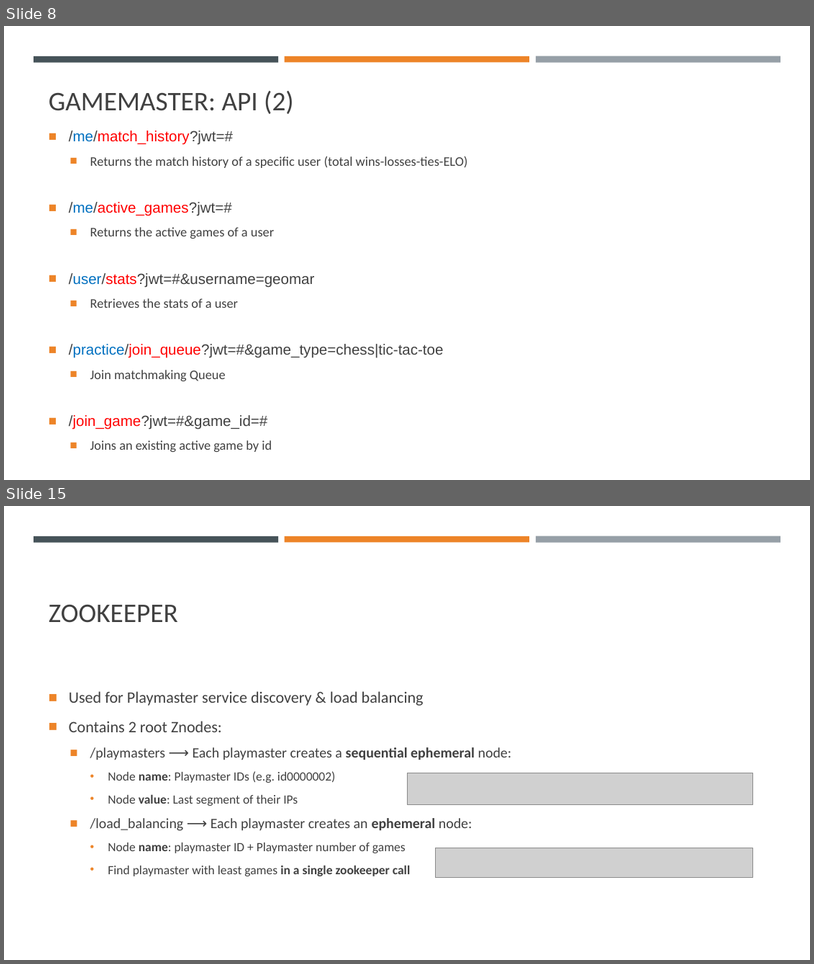
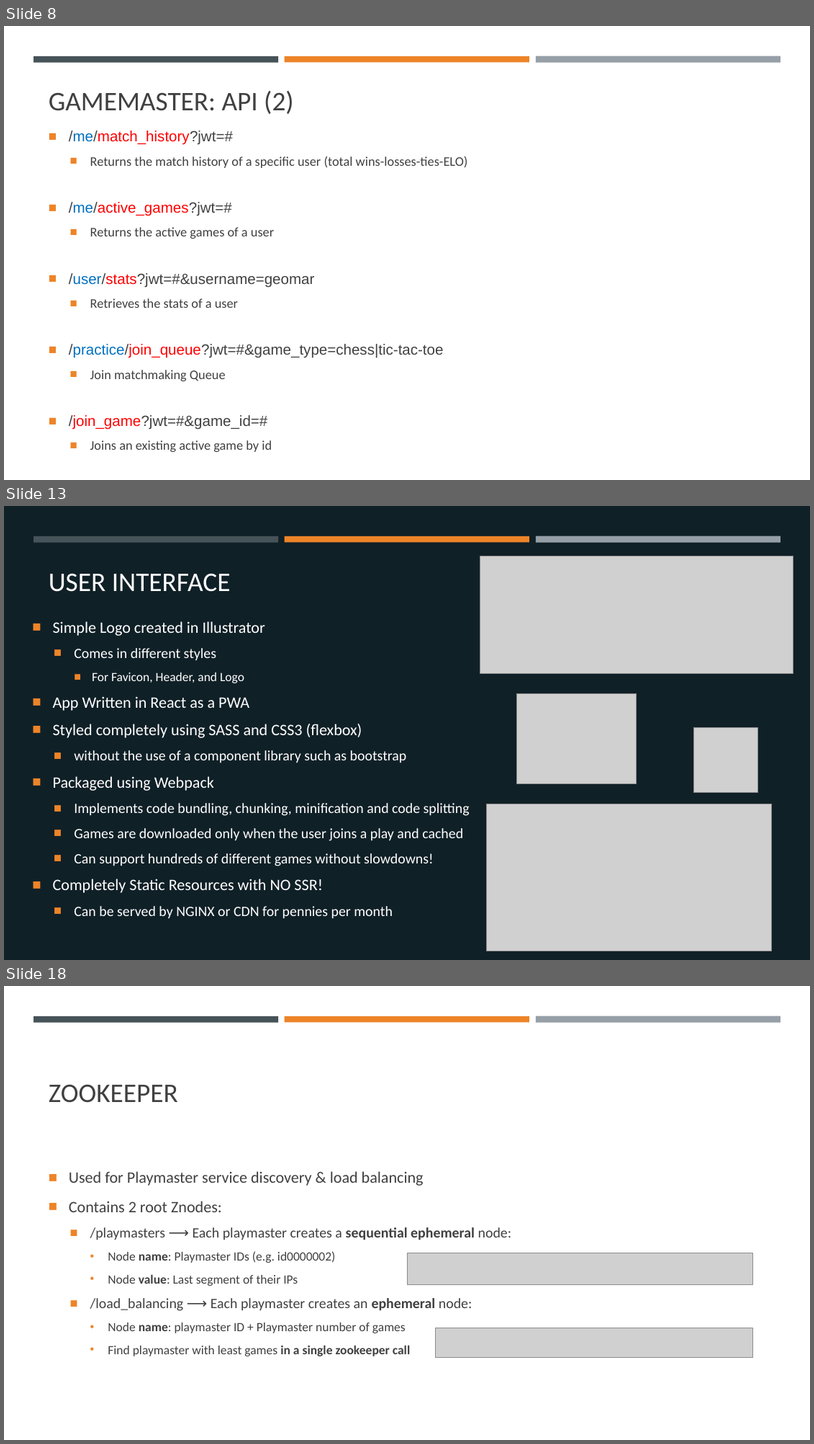
Before and after one commit to margaeor/COMP414-Distributed-Systems, a slide deck: presentation/Distributed.pptx. Shown one above the other, each under a label of ours: slides 8 and 15 before the commit, slides 8, 13 and 18 after it; the slides between them are not shown. The pictures are 814x964 and 814x1444 pixels, drawn with LibreOffice and Linux fonts; fonts in the diff are those of the drawing; grey boxes stand for pictures. Boxes give left, top, right and bottom in pixels: in the first picture for what was removed or moved away, otherwise in the second. Text is boxed around its words. In the diff, an @@ line names an element or a change of style, - is before the commit and + after.

```diff
--- a/presentation/Distributed.pptx
+++ b/presentation/Distributed.pptx
@@ slide 13 added at <box>4,506,810,960</box>, background #102027; not listed: 3 template elements that a slide beside it also shows @@
@@ picture added at <box>481,556,793,674</box> @@
@@ title added at <box>49,573,231,592</box>, 32 pt, text #FFFFFF @@
+USER INTERFACE
@@ text added at <box>53,621,470,919</box>, 17 pt, text #FFFFFF @@
+■ Simple Logo created in Illustrator
+  ■ Comes in different styles
+    ■ For Favicon, Header, and Logo
+■ App Written in React as a PWA
+■ Styled completely using SASS and CSS3 (flexbox)
+  ■ without the use of a component library such as bootstrap
+■ Packaged using Webpack
+  ■ Implements code bundling, chunking, minification and code splitting
+  ■ Games are downloaded only when the user joins a play and cached
+  ■ Can support hundreds of different games without slowdowns!
+■ Completely Static Resources with NO SSR!
+  ■ Can be served by NGINX or CDN for pennies per month
@@ picture added at <box>517,693,637,784</box> @@
@@ picture added at <box>694,728,759,792</box> @@
@@ picture added at <box>486,803,772,951</box> @@
@@ what was slide 15 is now slide 18 @@
```
Also in this commit, not shown: 6 slides changed, 3 other slides added, 1 slide removed.
